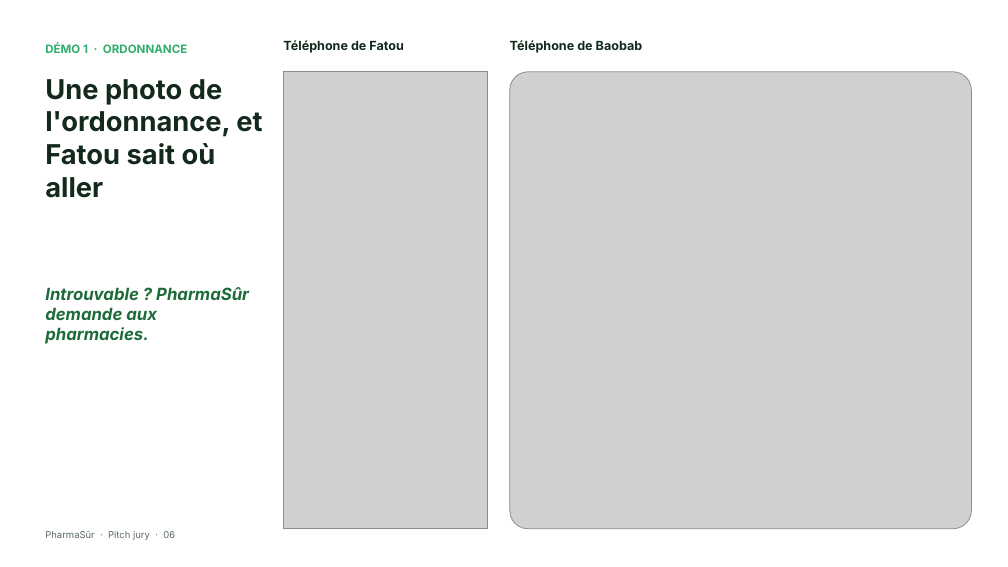
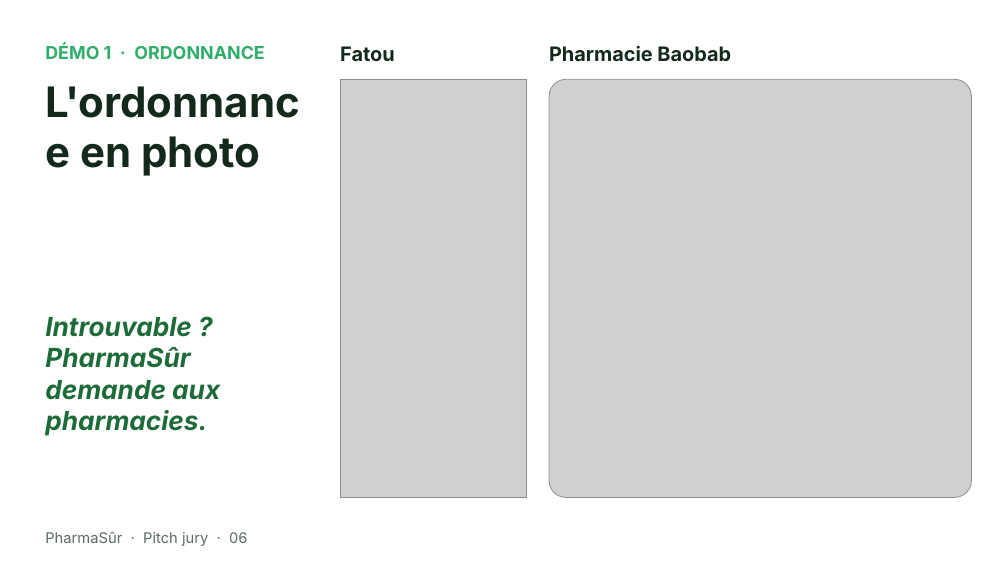
Before and after one commit to DianaFerradini/PharmaSur, a slide deck: slide 6 of pitch.pptx. Drawn at 1008x567 pixels with LibreOffice and Linux fonts; fonts in the diff are those of the drawing; grey boxes stand for pictures. Boxes give left, top, right and bottom in pixels: in the first picture for what was removed or moved away, otherwise in the second. Text is boxed around its words. In the diff, an @@ line names an element or a change of style, - is before the commit and + after.

```diff
--- a/pitch.pptx
+++ b/pitch.pptx
@@ text "DÉMO 1 · ORDONNANCE" at (45,44,265,59): size 11 to 17 pt @@
@@ text at (340,46,395,61): text changed; size 12 to 19 pt @@
-Téléphone de Fatou
+Fatou
@@ text at (549,45,731,62): text changed; size 12 to 19 pt @@
-Téléphone de Baobab
+Pharmacie Baobab
@@ text at (45,86,300,176): text changed; size 26 to 40 pt @@
-Une photo de l'ordonnance, et Fatou sait où aller
+L'ordonnance en photo
@@ picture: place and size @@
-picture at (284,72,487,529)
+picture at (340,79,526,498)
@@ picture: place and size @@
-picture at (510,72,972,529)
+picture at (549,79,972,498)
@@ text "Introuvable ? PharmaSûr demande aux ...": place and size @@
-text "Introuvable ? PharmaSûr demande aux ..." at (45,287,249,344)
+text "Introuvable ? PharmaSûr demande aux ..." at (45,317,220,436)
@@ text "Introuvable ? PharmaSûr demande aux ..." at (45,317,220,436): size 16 to 25 pt @@
@@ text "PharmaSûr · Pitch jury · ..." at (45,532,247,546): size 9 to 14 pt @@
```
Also in this commit, not shown: 13 other slides changed, 1 other file.
